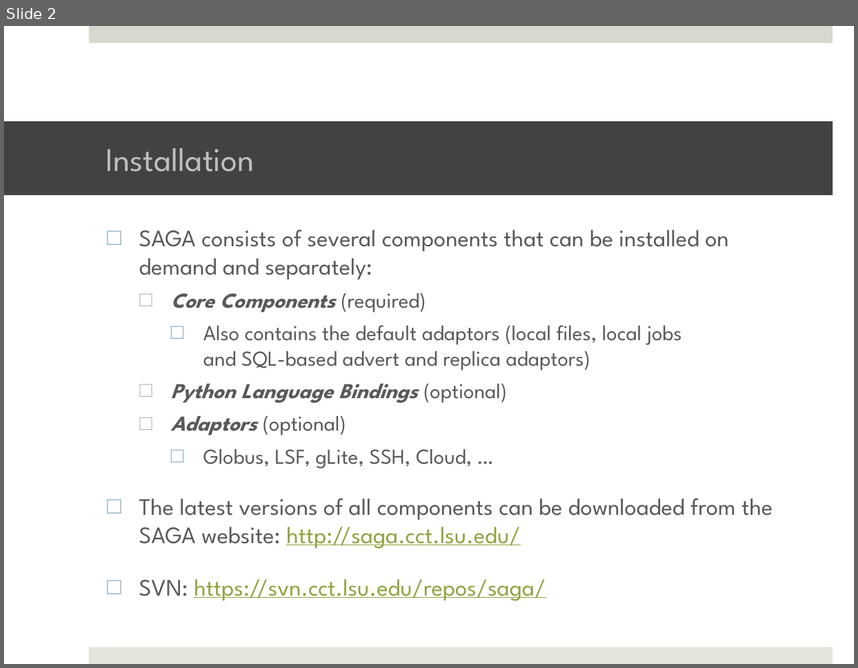
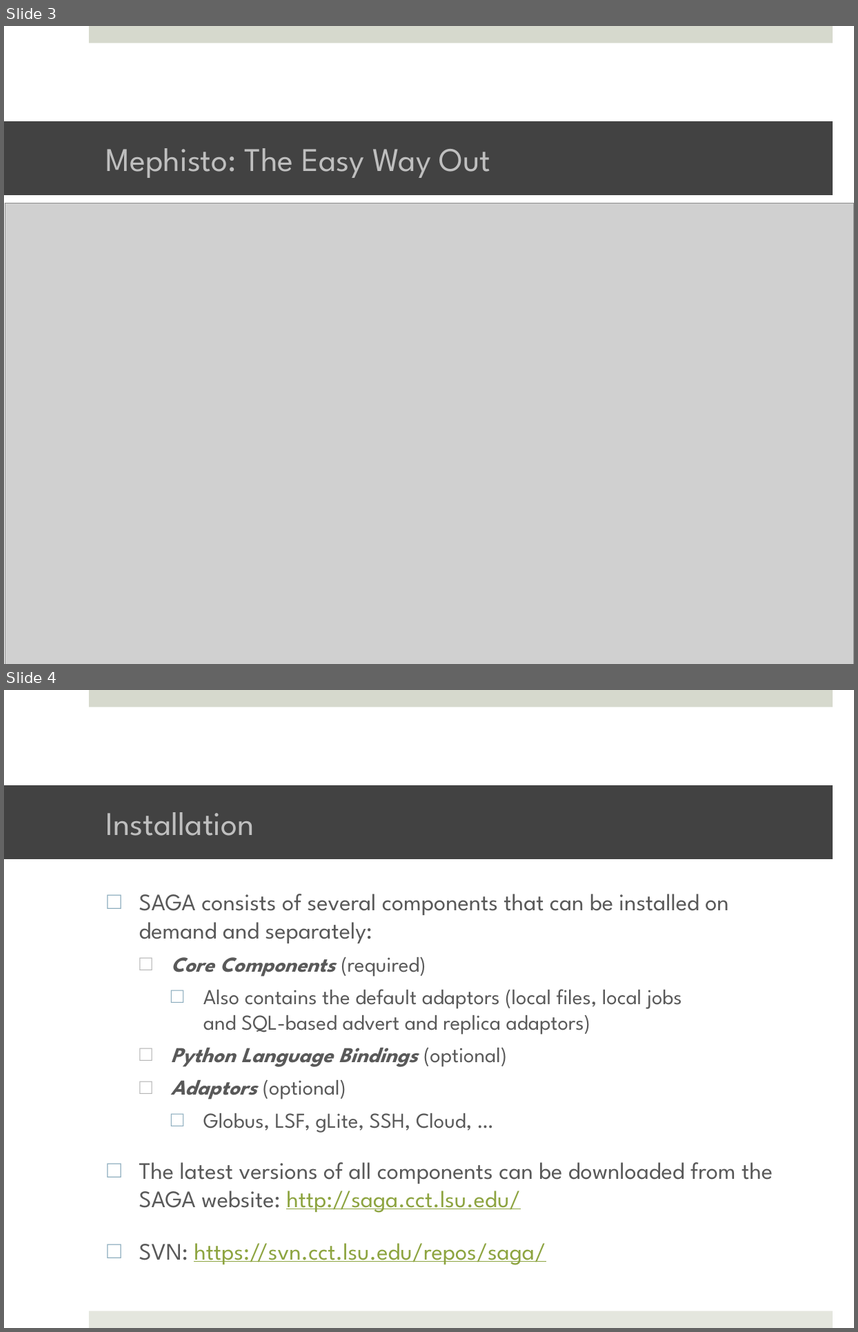
Before and after one commit to saga-project/saga-cpp-legacy-projects, a slide deck: tutorial/general_tutorial/Installation.pptx. Shown one above the other, each under a label of ours: slide 2 before the commit, slides 3 and 4 after it. The pictures are 858x668 and 858x1332 pixels, drawn with LibreOffice and Linux fonts; fonts in the diff are those of the drawing; grey boxes stand for pictures; background and template pictures are left out. Boxes give left, top, right and bottom in pixels: in the first picture for what was removed or moved away, otherwise in the second. Text is boxed around its words. In the diff, an @@ line names an element or a change of style, - is before the commit and + after.

```diff
--- a/tutorial/general_tutorial/Installation.pptx
+++ b/tutorial/general_tutorial/Installation.pptx
@@ slide 3 added at (4, 26, 854, 664), background #FFFFFF; not listed: 1 template element that a slide beside it also shows @@
@@ title added at (4, 121, 833, 195), fill #424242, 28 pt, text #BFBFBF @@
+Mephisto: The Easy Way Out
@@ picture added at (5, 203, 854, 664) @@
@@ what was slide 2 is now slide 4 @@
```
Also in this commit, not shown: 1 slide changed, 1 other slide added, 1 other file.
